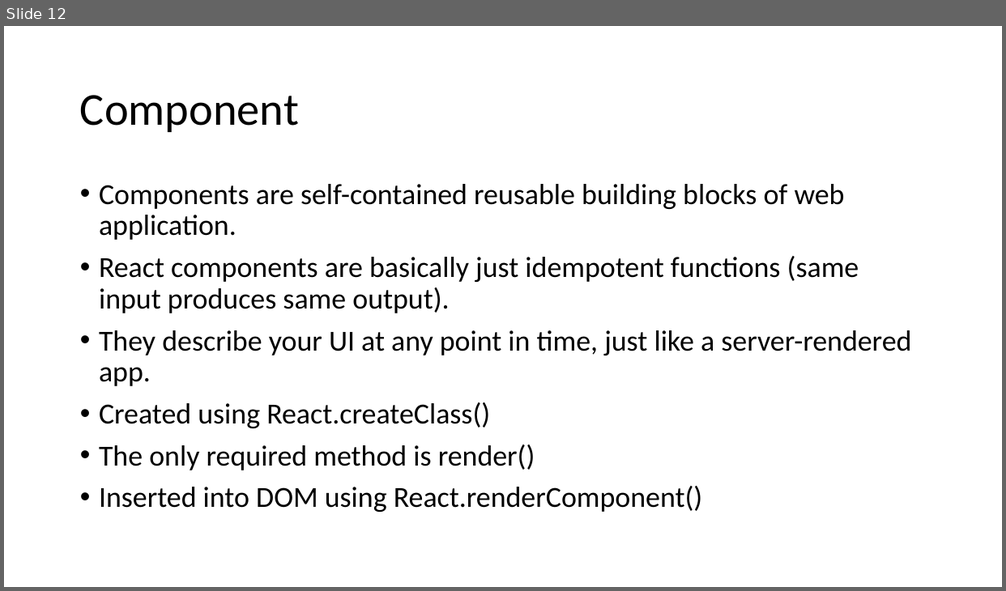
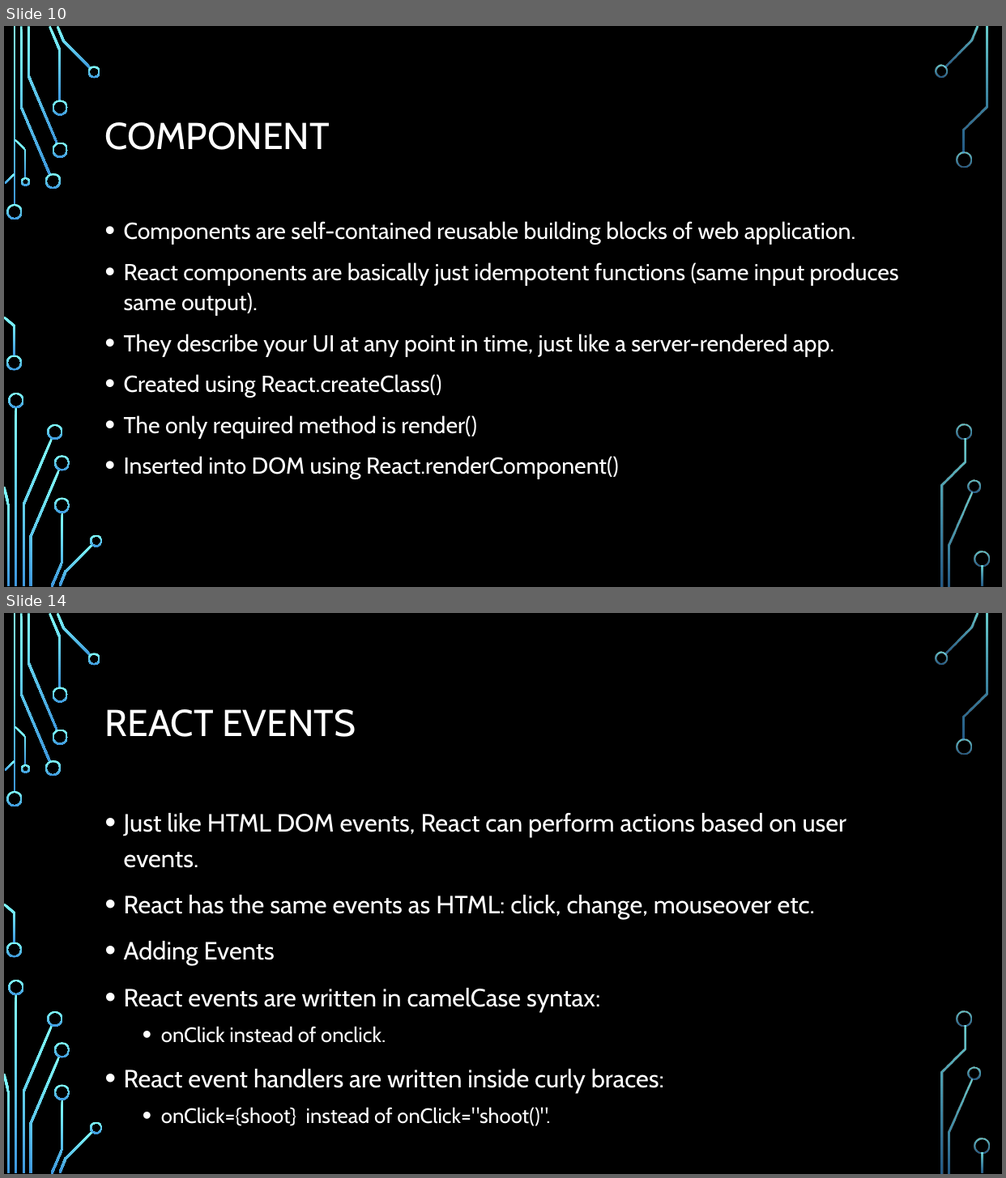
Before and after one commit to sonam-niit/IDFC-Training, a slide deck: Day4/Introduction to React.pptx. Shown one above the other, each under a label of ours: slide 12 before the commit, slides 10 and 14 after it; the slides between them are not shown. The pictures are 1006x591 and 1006x1178 pixels, drawn with LibreOffice and Linux fonts; fonts in the diff are those of the drawing; background and template pictures are left out. Boxes give left, top, right and bottom in pixels: in the first picture for what was removed or moved away, otherwise in the second. Text is boxed around its words. In the diff, an @@ line names an element or a change of style, - is before the commit and + after.

```diff
--- a/Day4/Introduction to React.pptx
+++ b/Day4/Introduction to React.pptx
@@ slide 14 added at box(4, 613, 1002, 1174), background picture (left out); not listed: 36 template elements that a slide beside it also shows @@
@@ title added at box(105, 709, 356, 737), 36 pt, text #FFFFFF @@
+REACT EVENTS
@@ text added at box(124, 813, 847, 1127), 24 pt, text #FFFFFF @@
+• Just like HTML DOM events, React can perform actions based on user events.
+• React has the same events as HTML: click, change, mouseover etc.
+• Adding Events
+• React events are written in camelCase syntax:
+  • onClick instead of onclick.
+• React event handlers are written inside curly braces:
+  • onClick={shoot} instead of onClick="shoot()".
@@ what was slide 12 is now slide 10 @@
@@ slide 10 changed as well @@
@@ background #FFFFFF to picture (left out) @@
@@ title at box(105, 122, 330, 150): text changed; size 44 to 36 pt; font Calibri to Cabin; text colour #000000 to #FFFFFF @@
-Component
+COMPONENT
@@ text "Components are self-contained reusable building ...": place and size @@
-text "Components are self-contained reusable building ..." at box(99, 184, 911, 512)
+text "Components are self-contained reusable building ..." at box(124, 221, 899, 480)
@@ text "Components are self-contained reusable building ..." at box(124, 221, 899, 480): size 28 to 22.2 pt, font Calibri to Cabin, text colour #000000 to #FFFFFF; line spacing 0.9 to 1.1 @@
@@ group added at box(4, 26, 990, 587): 33 freeform shapes, 3 rectangles @@
```
Also in this commit, not shown: 9 other slides changed, 10 other slides added, 2 slides removed, 1 other file.
